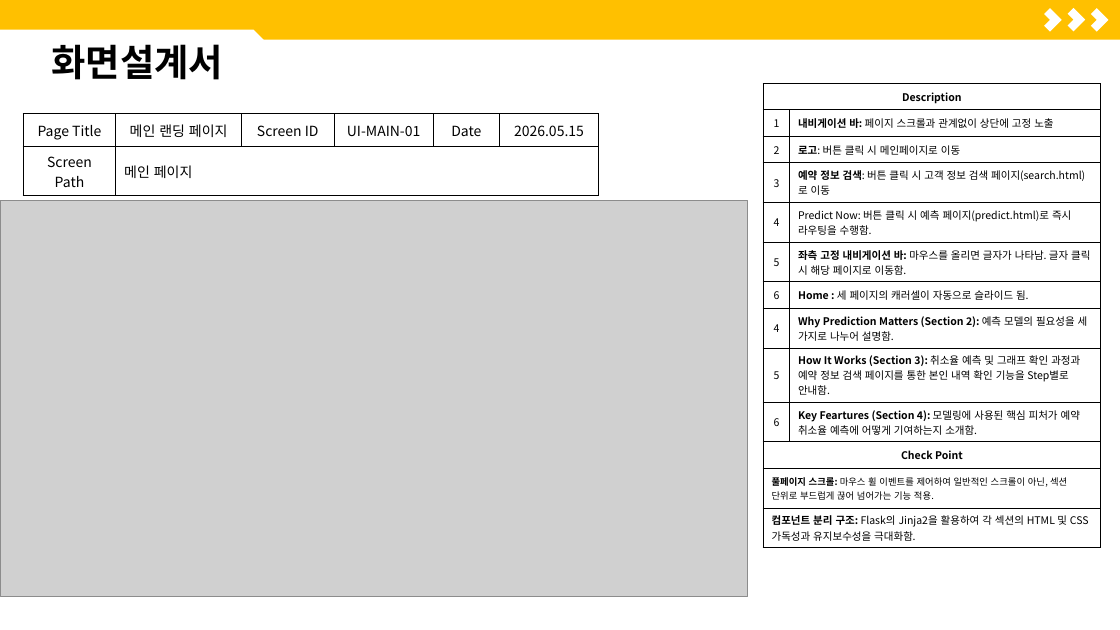
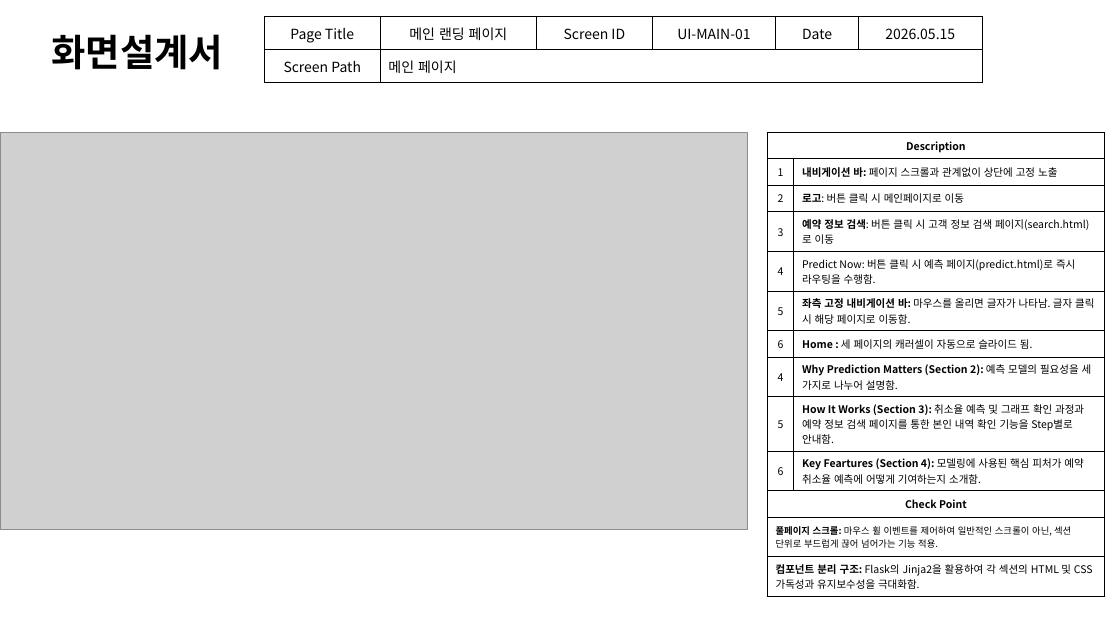
Before and after one commit to ShinHyerin/Hotel-Service-Optimization-AI, a slide deck: slide 10 of presentation/포트폴리오_신혜린.pptx (slide 12 before the commit). Drawn at 1120x630 pixels with LibreOffice and Linux fonts; fonts in the diff are those of the drawing; grey boxes stand for pictures. Boxes give left, top, right and bottom in pixels: in the first picture for what was removed or moved away, otherwise in the second. Text is boxed around its words. In the diff, an @@ line names an element or a change of style, - is before the commit and + after.

```diff
--- a/presentation/포트폴리오_신혜린.pptx
+++ b/presentation/포트폴리오_신혜린.pptx
@@ text "화면설계서": place and size @@
-text "화면설계서" at (51, 44, 223, 80)
+text "화면설계서" at (51, 34, 223, 70)
@@ rectangle removed at (0, 0, 1120, 39) @@
@@ snip rect removed at (0, 29, 265, 96) @@
@@ table: place and size @@
-table at (24, 113, 599, 191)
+table at (265, 17, 981, 83)
@@ corner removed at (1038, 8, 1062, 32) @@
@@ corner removed at (1062, 8, 1086, 32) @@
@@ corner removed at (1085, 8, 1109, 32) @@
@@ picture: place and size @@
-picture at (0, 200, 748, 597)
+picture at (0, 132, 748, 528)
@@ table: place and size @@
-table at (764, 83, 1101, 546)
+table at (767, 132, 1104, 595)
```
Also in this commit, not shown: 9 other slides changed, 3 slides removed.
